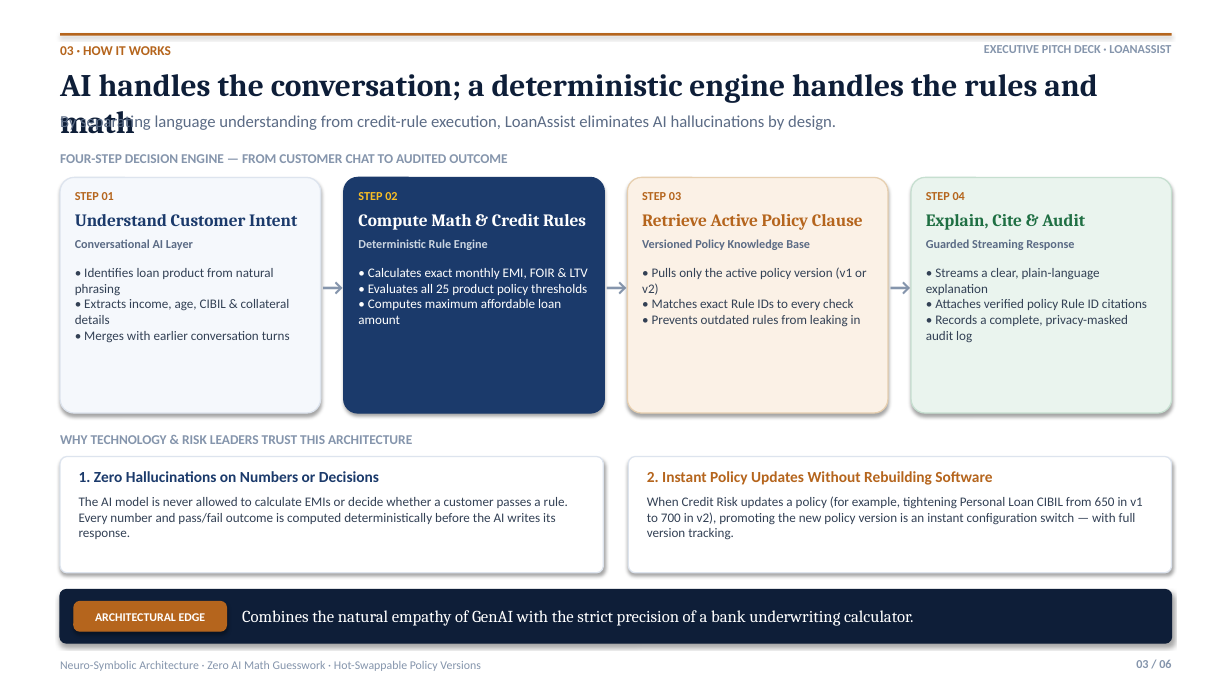
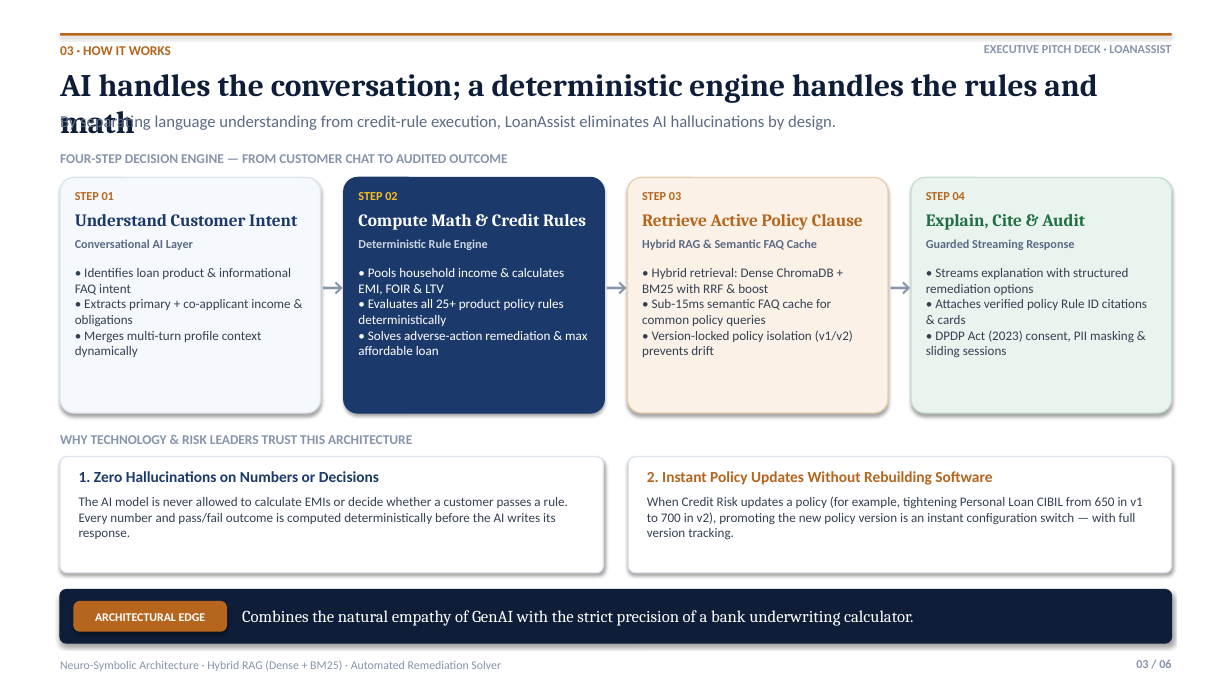
Before and after one commit to mahesh2139/Loan_Eligibility_Assistant, a slide deck: slide 3 of Loan_Eligibility_Assistant.pptx. Drawn at 1232x693 pixels with LibreOffice and Linux fonts; fonts in the diff are those of the drawing. Boxes give left, top, right and bottom in pixels: in the first picture for what was removed or moved away, otherwise in the second. Text is boxed around its words. In the diff, an @@ line names an element or a change of style, - is before the commit and + after.

```diff
--- a/Loan_Eligibility_Assistant.pptx
+++ b/Loan_Eligibility_Assistant.pptx
@@ text at [642,239,817,250]: text changed @@
-Versioned Policy Knowledge Base
+Hybrid RAG & Semantic FAQ Cache
@@ text at [75,268,291,357]: text changed @@
-• Identifies loan product from natural phrasing
-• Extracts income, age, CIBIL & collateral details
-• Merges with earlier conversation turns
+• Identifies loan product & informational FAQ intent
+• Extracts primary + co-applicant income & obligations
+• Merges multi-turn profile context dynamically
@@ text at [358,268,587,355]: text changed @@
-• Calculates exact monthly EMI, FOIR & LTV
-• Evaluates all 25 product policy thresholds
-• Computes maximum affordable loan amount
+• Pools household income & calculates EMI, FOIR & LTV
+• Evaluates all 25+ product policy rules deterministically
+• Solves adverse-action remediation & max affordable loan
@@ text at [642,268,853,357]: text changed @@
-• Pulls only the active policy version (v1 or v2)
-• Matches exact Rule IDs to every check
-• Prevents outdated rules from leaking in
+• Hybrid retrieval: Dense ChromaDB + BM25 with RRF & boost
+• Sub-15ms semantic FAQ cache for common policy queries
+• Version-locked policy isolation (v1/v2) prevents drift
@@ text at [926,268,1147,358]: text changed @@
-• Streams a clear, plain-language explanation
-• Attaches verified policy Rule ID citations
-• Records a complete, privacy-masked audit log
+• Streams explanation with structured remediation options
+• Attaches verified policy Rule ID citations & cards
+• DPDP Act (2023) consent, PII masking & sliding sessions
@@ text at [60,661,501,671]: text changed @@
-Neuro-Symbolic Architecture · Zero AI Math Guesswork · Hot-Swappable Policy Versions
+Neuro-Symbolic Architecture · Hybrid RAG (Dense + BM25) · Automated Remediation Solver
```
Also in this commit, not shown: 5 other slides changed, 52 other files.
